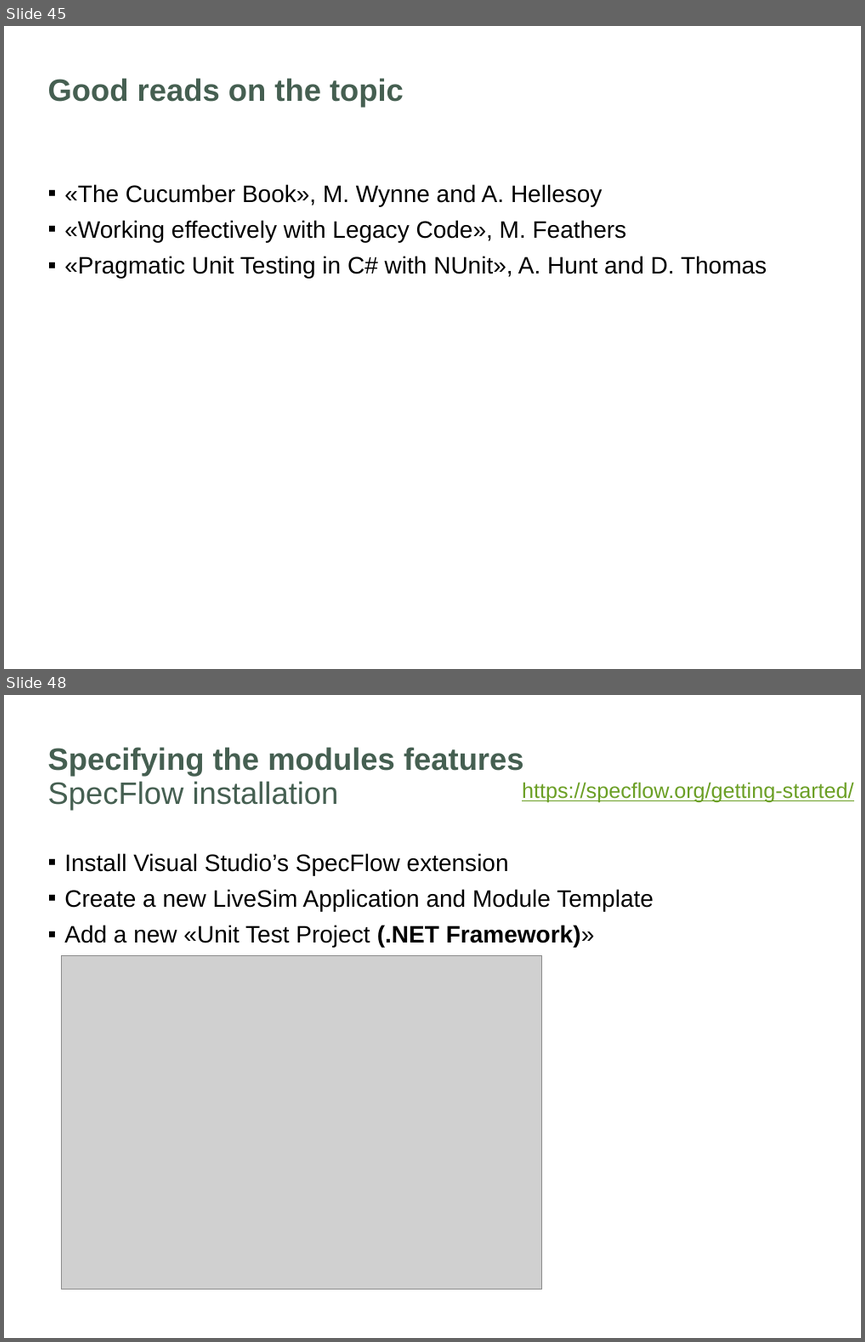
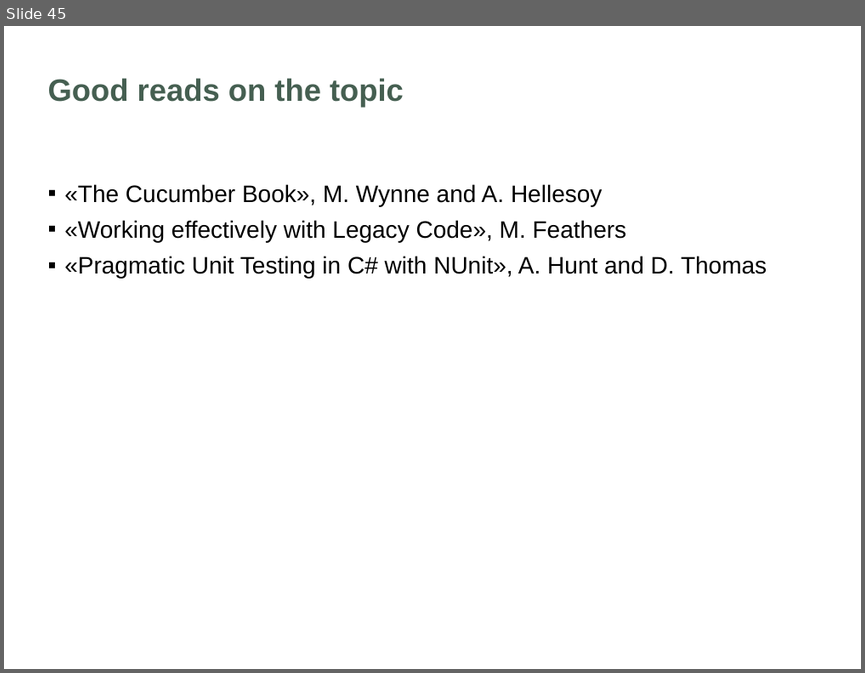
Before and after one commit to softozor/csharp-bdd-tdd, a slide deck: unit-testing.pptx. Shown one above the other, each under a label of ours: slides 45 and 48 before the commit, slide 45 after it; the slides between them are not shown. The pictures are 865x1342 and 865x673 pixels, drawn with LibreOffice and Linux fonts; fonts in the diff are those of the drawing; grey boxes stand for pictures; background and template pictures are left out. Boxes give left, top, right and bottom in pixels: in the first picture for what was removed or moved away, otherwise in the second. Text is boxed around its words. In the diff, an @@ line names an element or a change of style, - is before the commit and + after.

Commit message:
start live coding session preparation

```diff
--- a/unit-testing.pptx
+++ b/unit-testing.pptx
@@ slide 48 removed at [4, 695, 861, 1338], background #FFFFFF @@
@@ title removed at [48, 747, 524, 777] @@
-Specifying the modules features
@@ subtitle removed at [48, 781, 339, 811] @@
-SpecFlow installation
@@ text removed at [522, 782, 854, 803] @@
-https://specflow.org/getting-started/
@@ text removed at [64, 853, 653, 947] @@
-▪ Install Visual Studio’s SpecFlow extension
-▪ Create a new LiveSim Application and Module Template
-▪ Add a new «Unit Test Project (.NET Framework)»
@@ picture removed at [62, 955, 542, 1289] @@
```
Also in this commit, not shown: 6 other slides removed, 57 other files.
